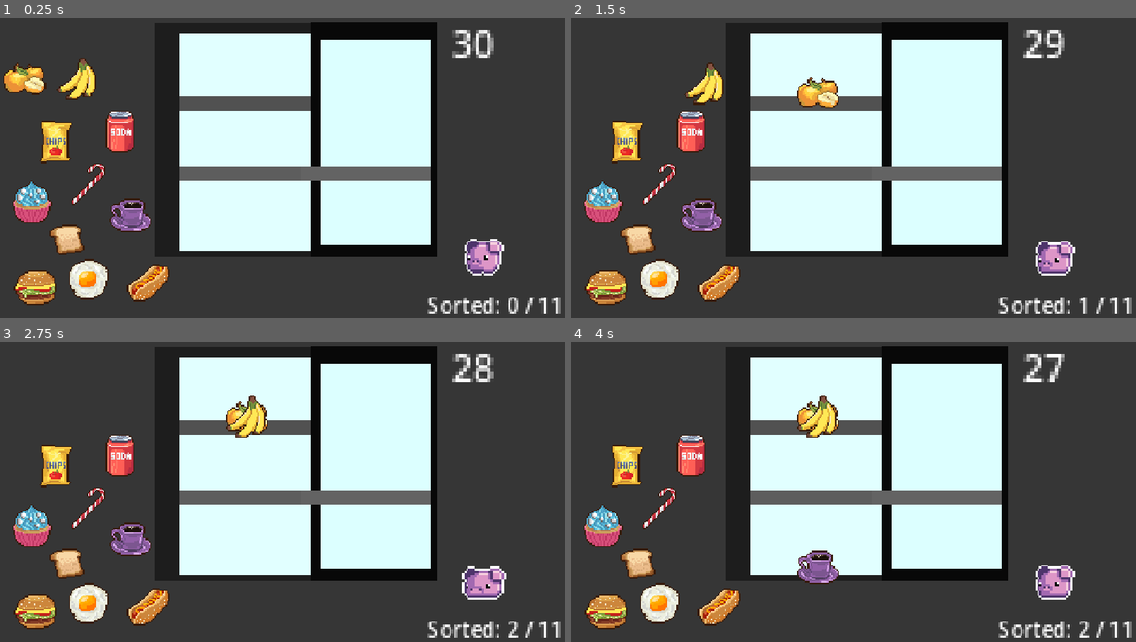
Above: before the commit, frames 1-4 (two rows, left to right).
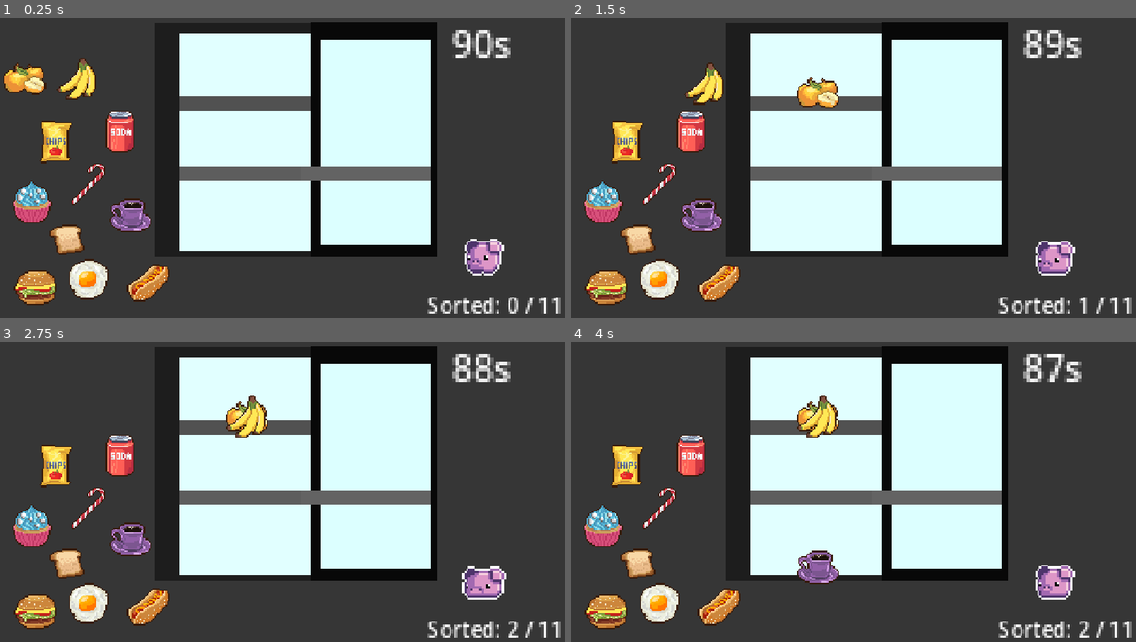
Above: after the commit, the same moments.

Repository: nataliavera6/iot-after-hours
Game: Godot game, scene res://Scenes/SnackRestock/snack_restock.tscn
The game is run twice, just before and just after one commit, with the same random seed, the same clock (stepped at 60 frames per second) and the same inputs. This scene is started directly instead of the project's main scene.
Inputs (mouse positions are in pixels of both pictures, inside the frame that each line leads up to):
- Up to frame 1 (0.25 s): no input
- Up to frame 2 (1.5 s): drag from (593, 78) to (819, 93) at 0.52 s; drag from (650, 78) to (819, 93) at 1.27 s
- Up to frame 3 (2.75 s): move the mouse to (56, 465) at 2.02 s; hold Right (right) from 2.03 s (still down); click (56, 465) at 2.17 s
- Up to frame 4 (4 s): release Right (right) at 2.75 s; drag from (689, 456) to (819, 486) at 2.77 s; drag from (700, 540) to (819, 567) at 3.52 s

The runs differ from the first frame. In frame 1, 0.3% of the frame differs, in the area x 80-91%, y 3-14%; in frame 2, 0.3%; in frame 3, 0.3%; in frame 4, 0.3%, in the area x 80-91%, y 5-14%.

Commit message:
dummy commit

Diff:
--- a/Scenes/SnackRestock/snack_restock.tscn
+++ b/Scenes/SnackRestock/snack_restock.tscn
@@ -188,7 +188,7 @@
 color = Color(0.3882353, 0.3882353, 0.3882353, 1)
 
 [node name="Timer" type="Timer" parent="." unique_id=96928126]
-wait_time = 30.0
+wait_time = 90.0
 one_shot = true
 
 [node name="Control" type="Control" parent="." unique_id=99631647]
--- a/Scripts/SnackRestockFolder/snackrestock.gd
+++ b/Scripts/SnackRestockFolder/snackrestock.gd
@@ -14,7 +14,7 @@
 
 func _process(delta: float) -> void:
 	var seconds = int(ceil($Timer.time_left))
-	timer_label.text = str(seconds)
+	timer_label.text = str(seconds) + "s"
 
 func _ready() -> void:
 	total = snacks.get_child_count()
